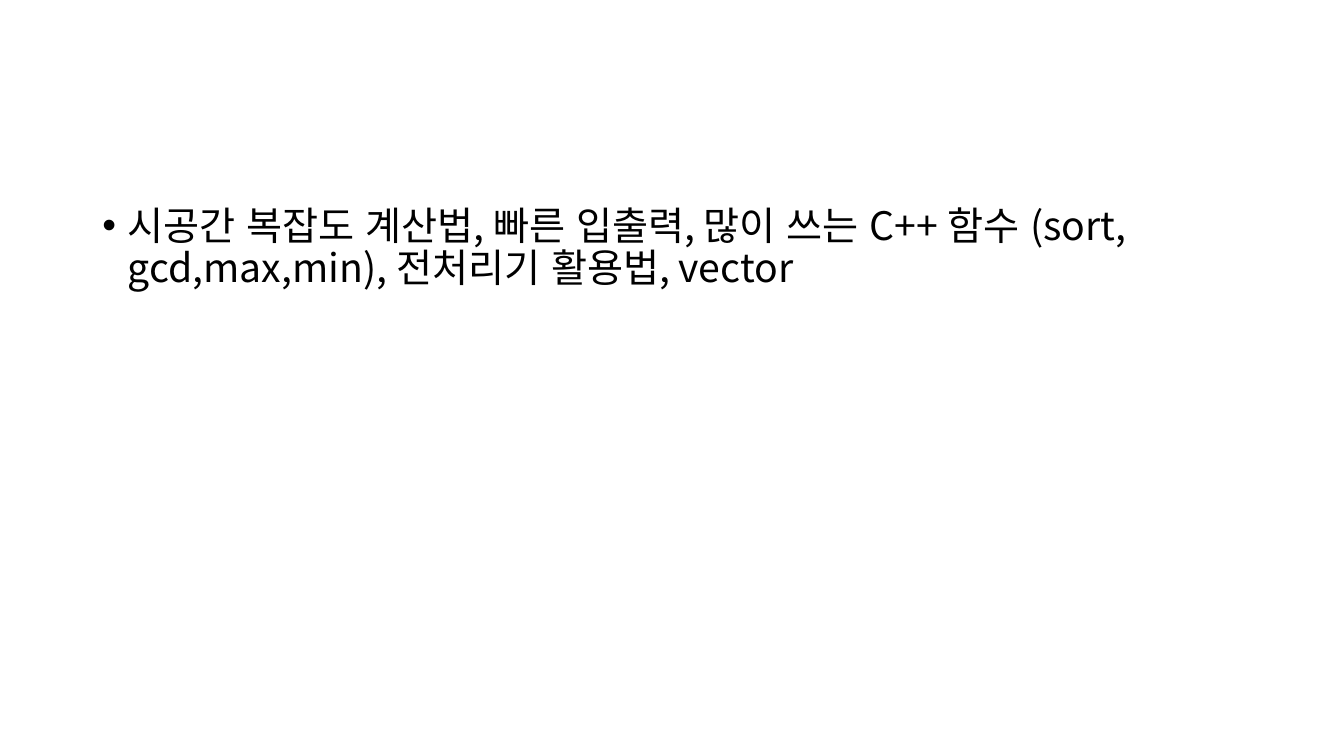
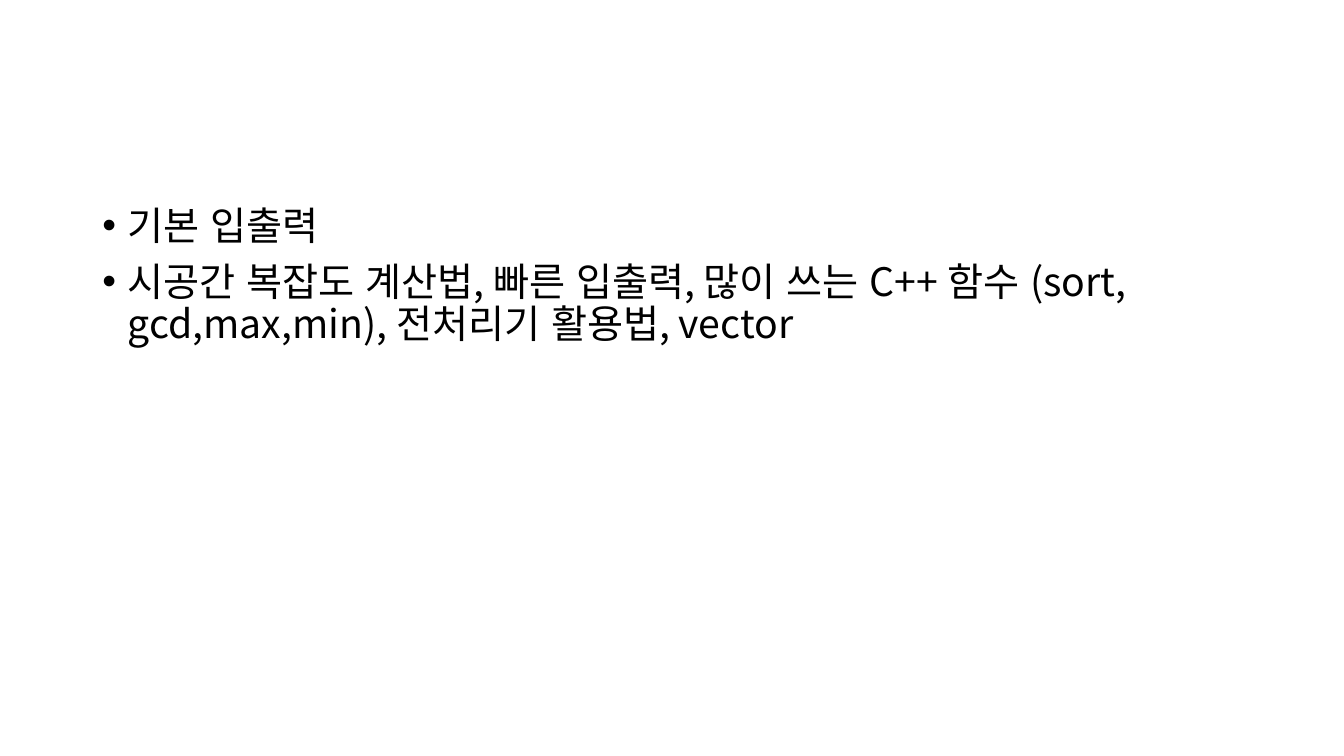
Before and after one commit to quizoverflow/2023_Algorithm_Study, a slide deck: slide 2 of 2주차 기초/2주차 기초.pptx. Drawn at 1344x756 pixels with LibreOffice and Linux fonts; fonts in the diff are those of the drawing. Boxes give left, top, right and bottom in pixels: in the first picture for what was removed or moved away, otherwise in the second. Text is boxed around its words. In the diff, an @@ line names an element or a change of style, - is before the commit and + after.

```diff
--- a/2주차 기초/2주차 기초.pptx
+++ b/2주차 기초/2주차 기초.pptx
@@ text at box(128, 207, 319, 243): paragraph added @@
+• 기본 입출력
```
Also in this commit, not shown: 2 other slides changed, 1 other file.
